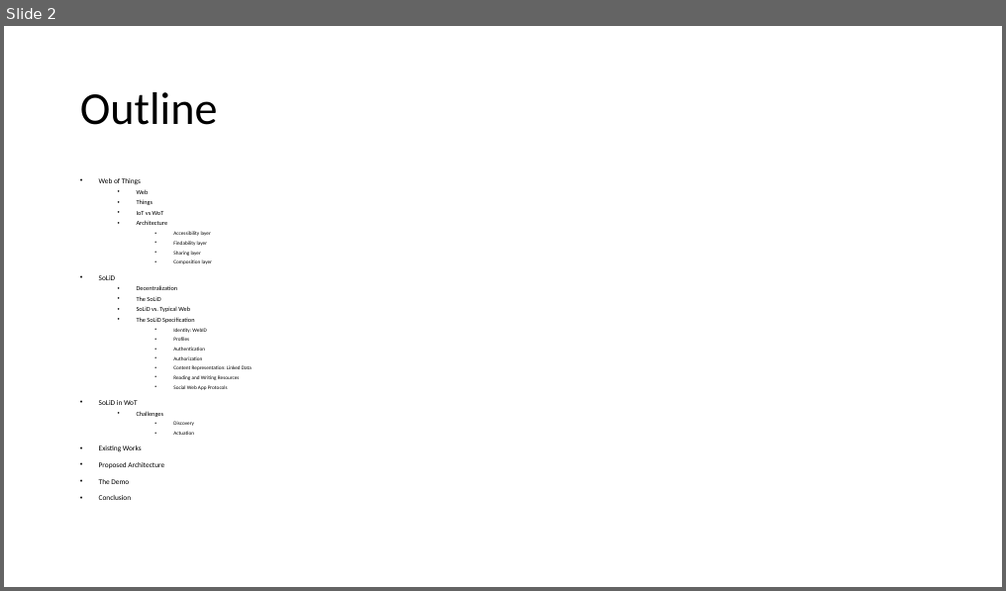
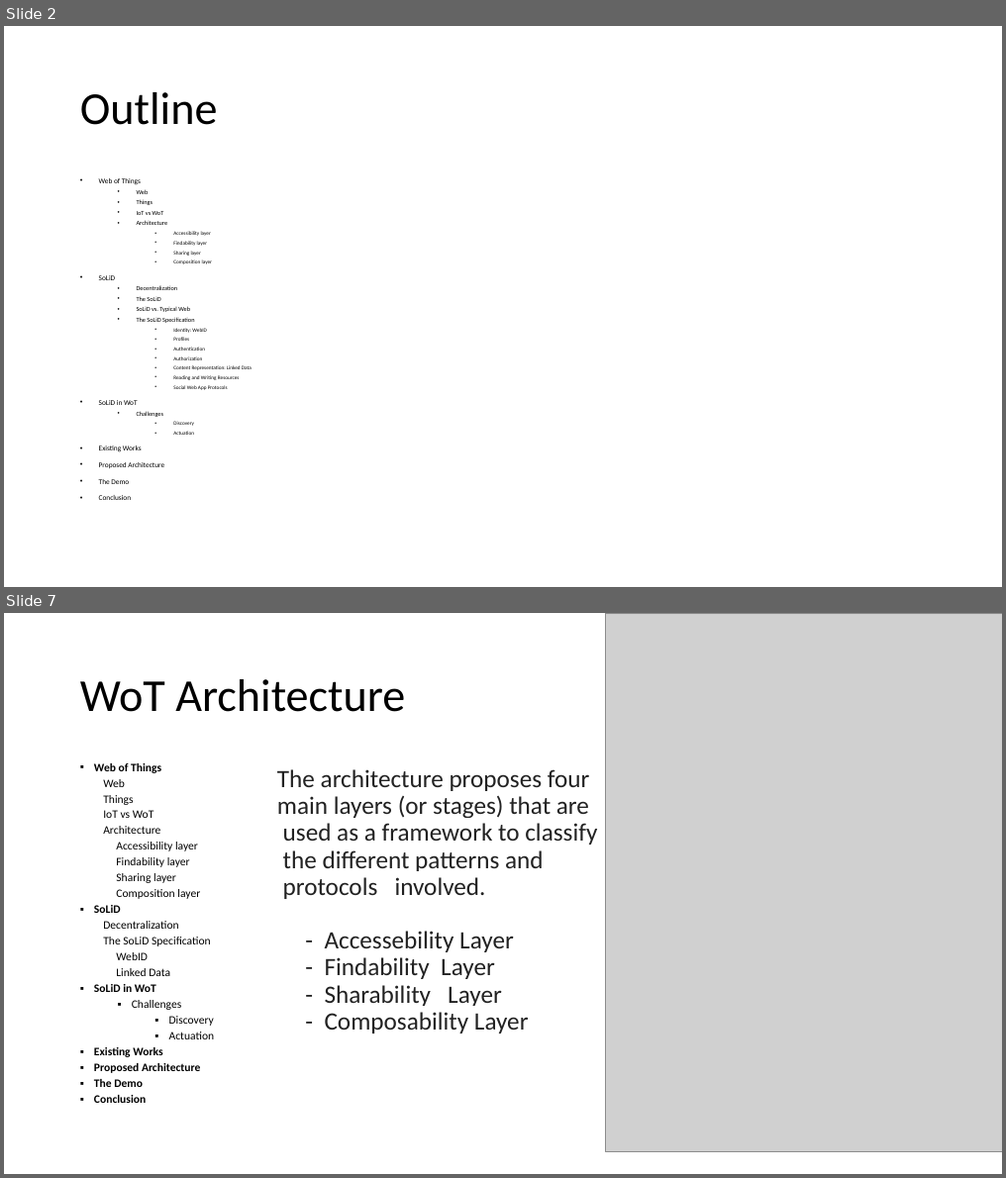
Before and after one commit to shovradas/solid-wot, a slide deck: Final-Presentation.pptx. Shown one above the other, each under a label of ours: slide 2 before the commit, slides 2 and 7 after it; the slides between them are not shown. The pictures are 1006x591 and 1006x1178 pixels, drawn with LibreOffice and Linux fonts; fonts in the diff are those of the drawing; grey boxes stand for pictures. Boxes give left, top, right and bottom in pixels: in the first picture for what was removed or moved away, otherwise in the second. Text is boxed around its words. In the diff, an @@ line names an element or a change of style, - is before the commit and + after.

Commit message:
Added to final presentation and added links used to bibliography

```diff
--- a/Final-Presentation.pptx
+++ b/Final-Presentation.pptx
@@ slide 7 added at (4,613,1002,1174), background #FFFFFF @@
@@ picture added at (606,613,1002,1152) @@
@@ title added at (80,679,405,712), 44 pt, text #000000 @@
+WoT Architecture
@@ text added at (94,763,215,1103), 11 pt, text #000000 @@
+▪ Web of Things
+Web
+Things
+IoT vs WoT
+Architecture
+Accessibility layer
+Findability layer
+Sharing layer
+Composition layer
+▪ SoLiD
+Decentralization
+The SoLiD Specification
+WebID
+Linked Data
+▪ SoLiD in WoT
+  ▪ Challenges
+    ▪ Discovery
+    ▪ Actuation
+▪ Existing Works
+▪ Proposed Architecture
+▪ The Demo
+▪ Conclusion
@@ text added at (277,769,597,1034), 24 pt, text #222222 @@
+The architecture proposes four
+main layers (or stages) that are
+used as a framework to classify
+the different patterns and
+protocols involved.
+- Accessebility Layer
+- Findability Layer
+- Sharability Layer
+- Composability Layer
```
Also in this commit, not shown: 16 other slides changed, 8 other slides added, 10 slides removed, 1 other file.
